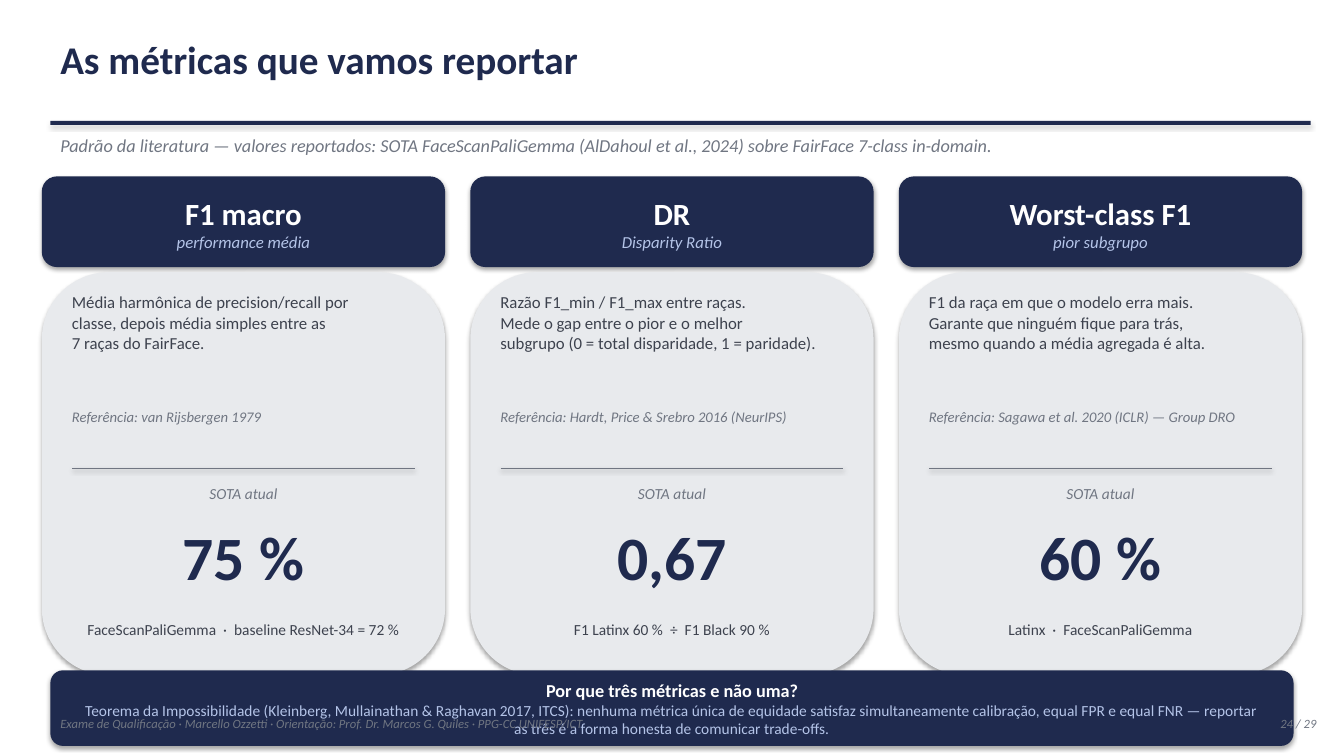
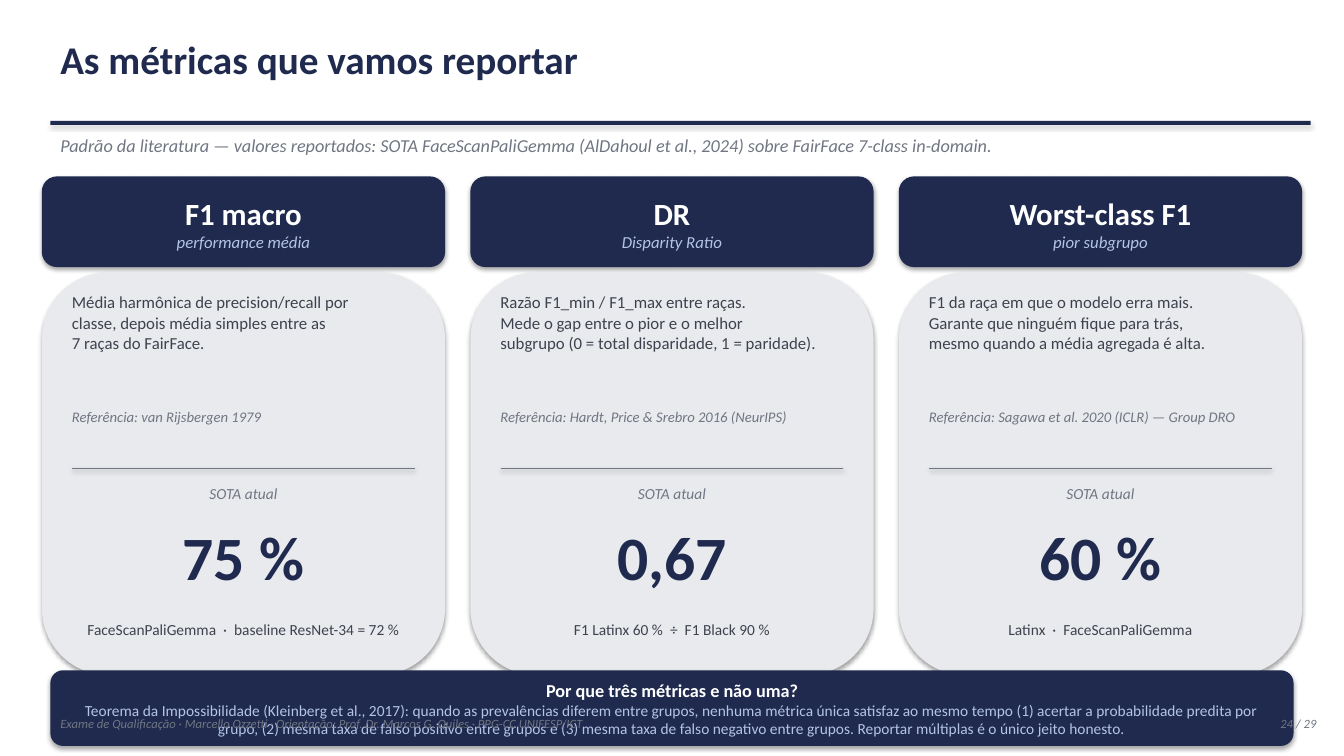
Before and after one commit to marcellozzetti/Facial-Recognition-Models-Mitigating-Bias, a slide deck: slide 24 of docs/ativo/material_qualificacao_2026-10-05.pptx. Drawn at 1344x756 pixels with LibreOffice and Linux fonts; fonts in the diff are those of the drawing. Boxes give left, top, right and bottom in pixels: in the first picture for what was removed or moved away, otherwise in the second. Text is boxed around its words. In the diff, an @@ line names an element or a change of style, - is before the commit and + after.

```diff
--- a/docs/ativo/material_qualificacao_2026-10-05.pptx
+++ b/docs/ativo/material_qualificacao_2026-10-05.pptx
@@ text in rounded rectangle at (85,705,1257,737): text changed @@
-Teorema da Impossibilidade (Kleinberg, Mullainathan & Raghavan 2017, ITCS): nenhuma métrica única de equidade satisfaz simultaneamente calibração, equal FPR e equal FNR — reportar as três é a forma honesta de comunicar trade-offs.
+Teorema da Impossibilidade (Kleinberg et al., 2017): quando as prevalências diferem entre grupos, nenhuma métrica única satisfaz ao mesmo tempo (1) acertar a probabilidade predita por grupo, (2) mesma taxa de falso positivo entre grupos e (3) mesma taxa de falso negativo entre grupos. Reportar múltiplas é o único jeito honesto.
```
Also in this commit, not shown: 1 other slide changed, 1 other file.
